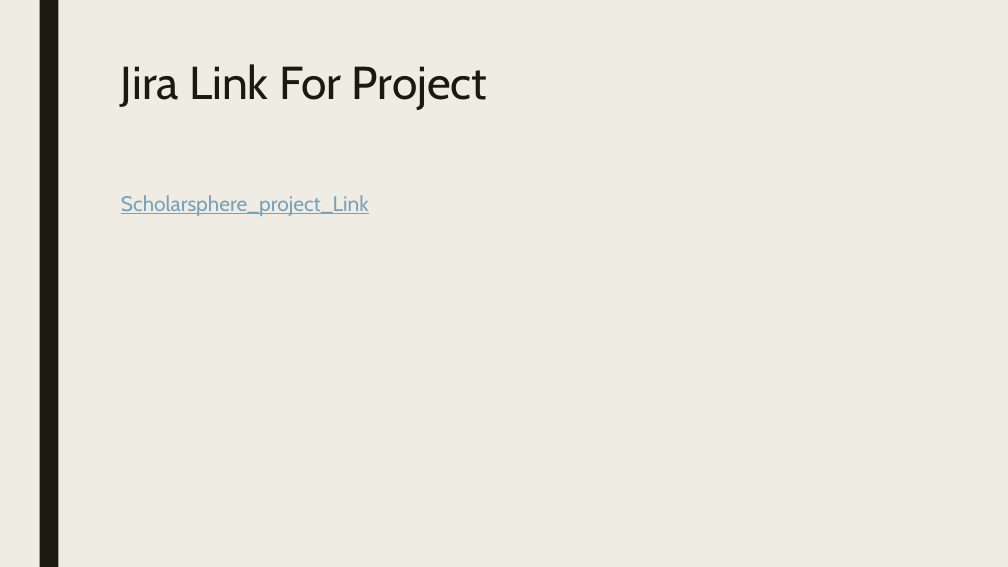
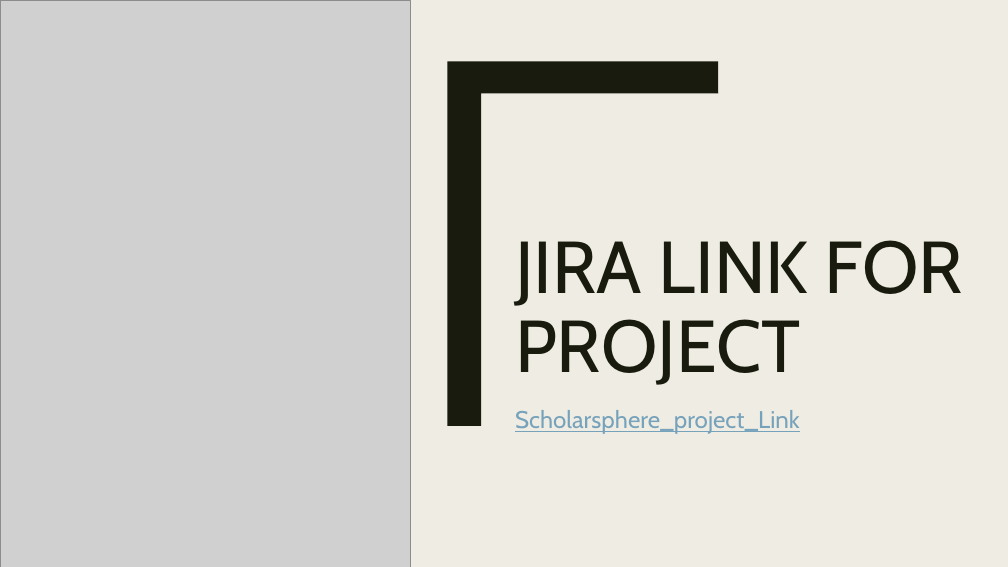
Before and after one commit to LakshminathAlamuru/Project_OOD_Group20, a slide deck: slide 5 of ScholarSphere_Lakshminath_Presentation.pptx (slide 4 before the commit). Drawn at 1008x567 pixels with LibreOffice and Linux fonts; fonts in the diff are those of the drawing; grey boxes stand for pictures. Boxes give left, top, right and bottom in pixels: in the first picture for what was removed or moved away, otherwise in the second. Text is boxed around its words. In the diff, an @@ line names an element or a change of style, - is before the commit and + after.

```diff
--- a/ScholarSphere_Lakshminath_Presentation.pptx
+++ b/ScholarSphere_Lakshminath_Presentation.pptx
@@ rectangle added at (0,0,1008,567), fill #EFEDE3 @@
@@ picture added at (0,0,411,567) @@
@@ freeform shape added at (448,61,718,426), fill #191B0E @@
@@ title "JIRA LINK FOR PROJECT" at (515,240,964,385): vertical alignment top to bottom @@
@@ title at (515,240,964,385): text changed; size 44 to 70 pt @@
-Jira Link For Project
+JIRA LINK FOR PROJECT
@@ text "Scholarsphere_project_Link": place and size @@
-text "Scholarsphere_project_Link" at (121,195,369,216)
+text "Scholarsphere_project_Link" at (515,410,800,434)
@@ text "Scholarsphere_project_Link" at (515,410,800,434): size 20 to 23 pt; line spacing 0.94 to 1.12; less space between paragraphs @@
```
Also in this commit, not shown: 3 other slides changed, 1 slide added.
